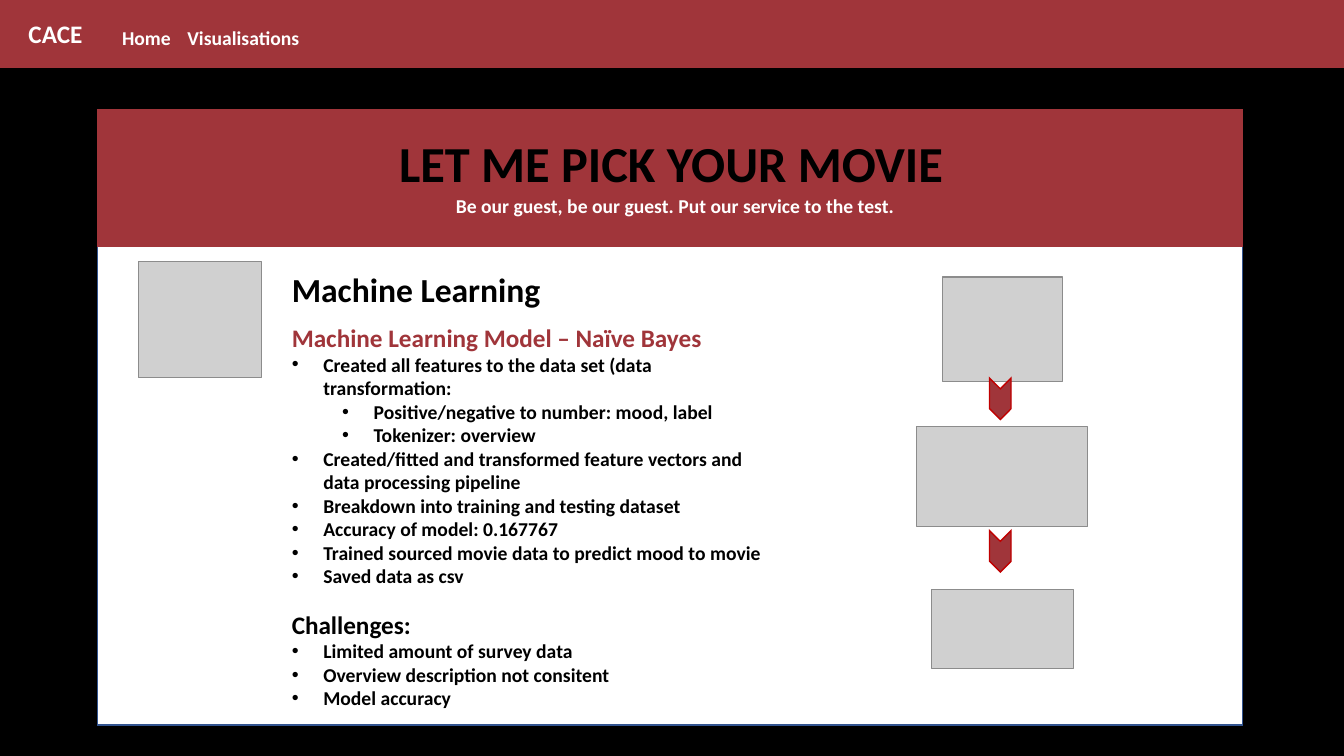
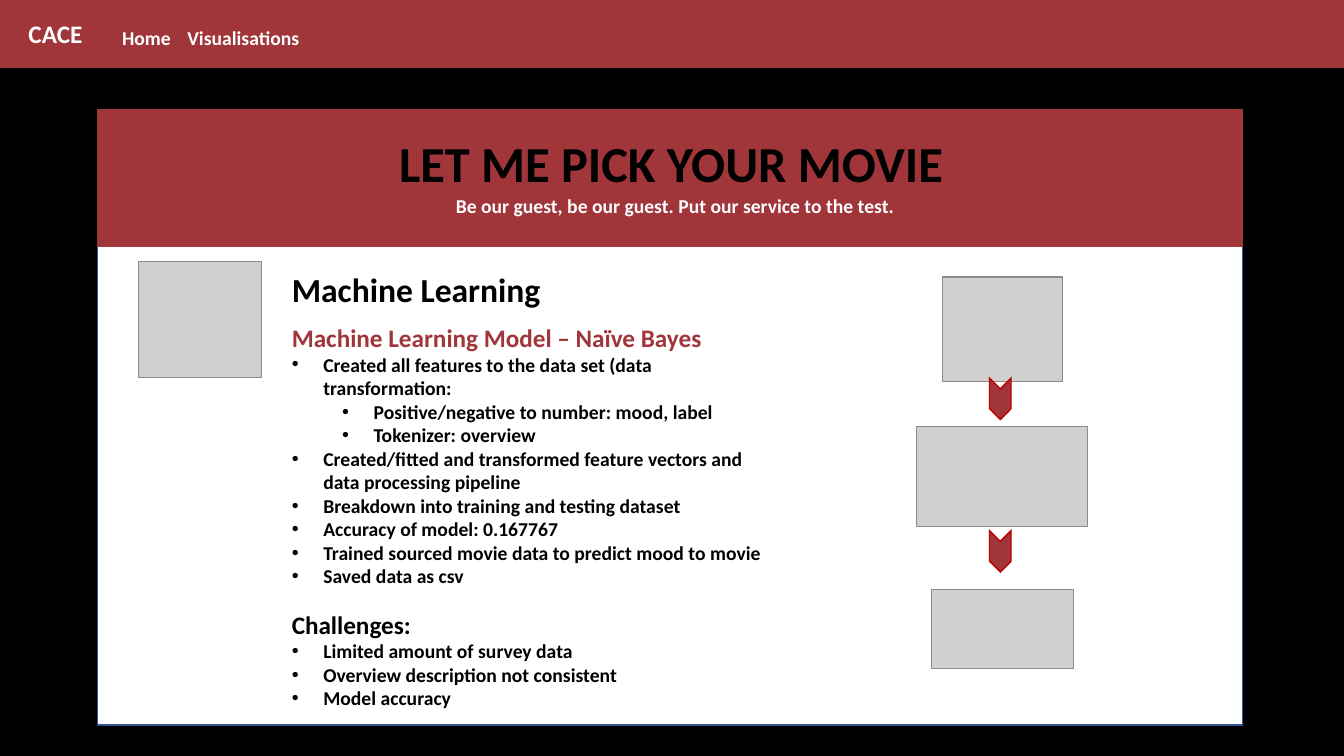
Before and after one commit to CarmenK2/Movie_Pick, a slide deck: slide 7 of Presentation/MoviePick.pptx. Drawn at 1344x756 pixels with LibreOffice and Linux fonts; fonts in the diff are those of the drawing; grey boxes stand for pictures. Boxes give left, top, right and bottom in pixels: in the first picture for what was removed or moved away, otherwise in the second. Text is boxed around its words. In the diff, an @@ line names an element or a change of style, - is before the commit and + after.

```diff
--- a/Presentation/MoviePick.pptx
+++ b/Presentation/MoviePick.pptx
@@ text at (323, 668, 617, 685): text changed @@
-• Overview description not consitent
+• Overview description not consistent
```
Also in this commit, not shown: 4 other slides changed.
